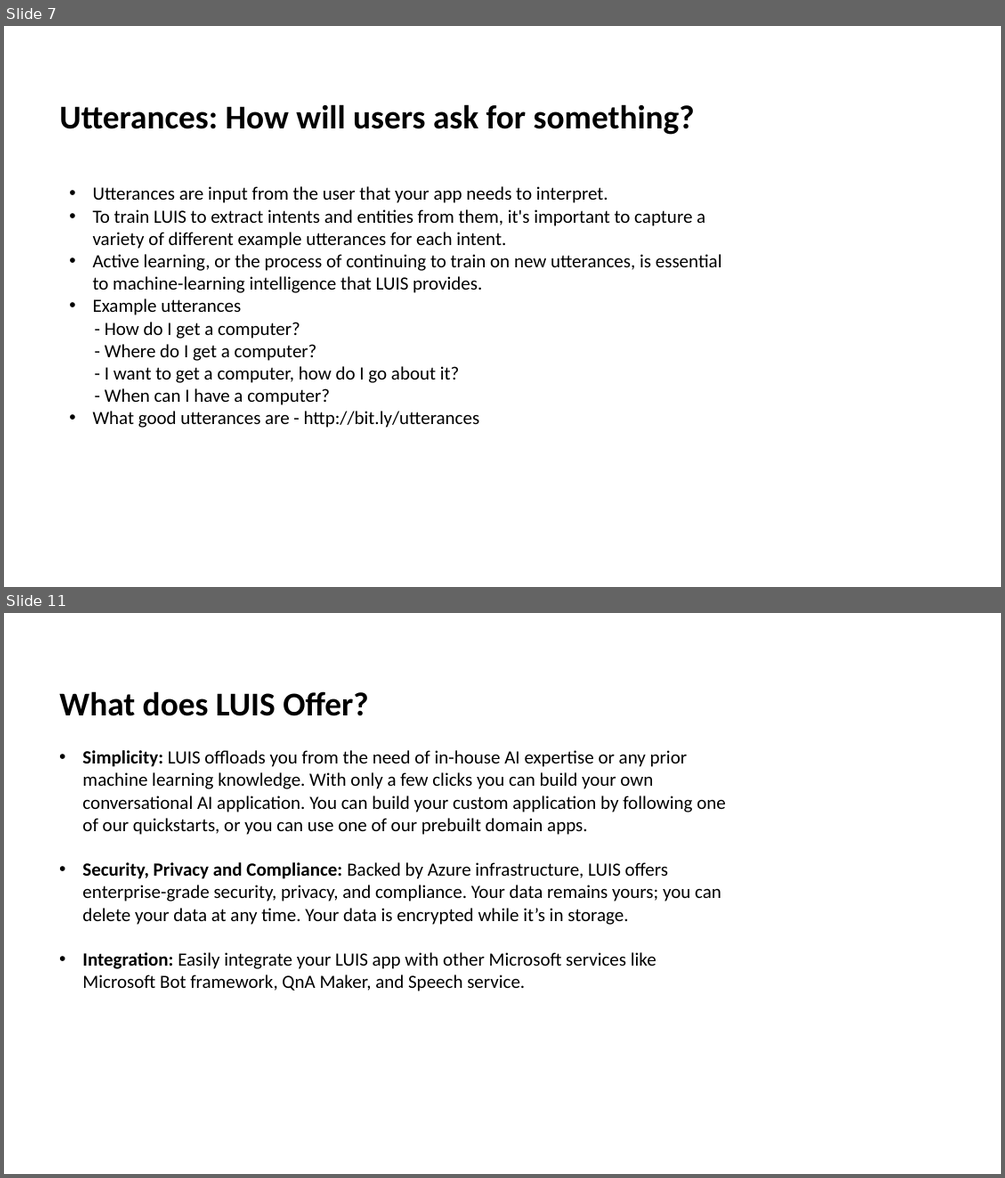
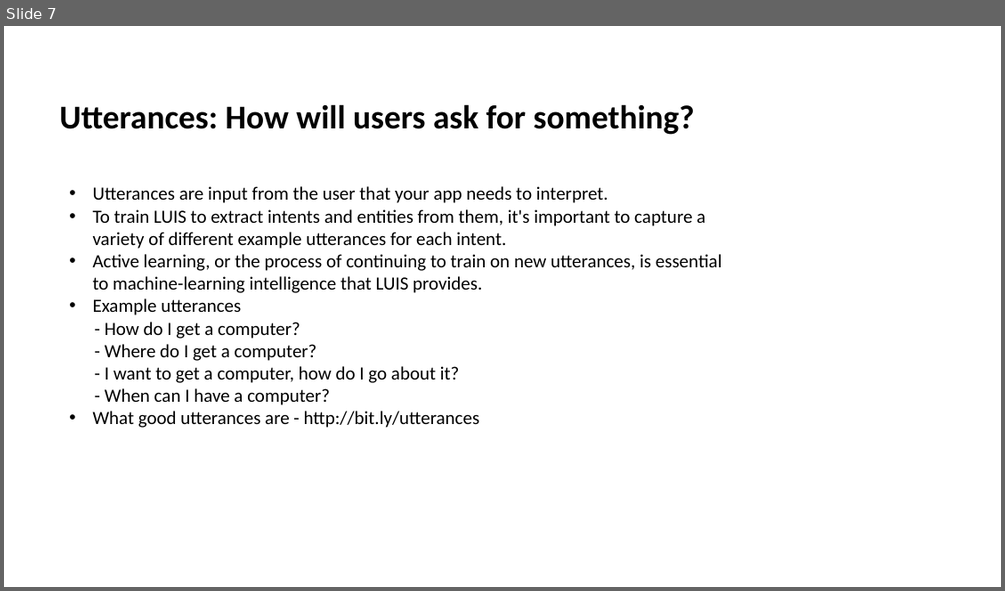
Before and after one commit to mansijain014/HR-Bot, a slide deck: Slide Deck/Conversational AI Build NLU model using LUIS(MLSA).pptx. Shown one above the other, each under a label of ours: slides 7 and 11 before the commit, slide 7 after it; the slides between them are not shown. The pictures are 1005x1178 and 1005x591 pixels, drawn with LibreOffice and Linux fonts; fonts in the diff are those of the drawing; background and template pictures are left out. Boxes give left, top, right and bottom in pixels: in the first picture for what was removed or moved away, otherwise in the second. Text is boxed around its words. In the diff, an @@ line names an element or a change of style, - is before the commit and + after.

```diff
--- a/Slide Deck/Conversational AI Build NLU model using LUIS(MLSA).pptx
+++ b/Slide Deck/Conversational AI Build NLU model using LUIS(MLSA).pptx
@@ slide 11 removed at bbox=[4, 613, 1001, 1174], background #FFFFFF @@
@@ title removed at bbox=[59, 691, 368, 716] @@
-What does LUIS Offer?
@@ text removed at bbox=[82, 750, 726, 991] @@
-• Simplicity: LUIS offloads you from the need of in-house AI expertise or any prior machine learning knowledge. With only a few clicks you can build your own conversational AI application. You can build your custom application by following one of our quickstarts, or you can use one of our prebuilt domain apps.
-• Security, Privacy and Compliance: Backed by Azure infrastructure, LUIS offers enterprise-grade security, privacy, and compliance. Your data remains yours; you can delete your data at any time. Your data is encrypted while it’s in storage.
-• Integration: Easily integrate your LUIS app with other Microsoft services like Microsoft Bot framework, QnA Maker, and Speech service.
```
Also in this commit, not shown: 7 slides changed, 2 slides added, 3 other slides removed, 1 other file.
